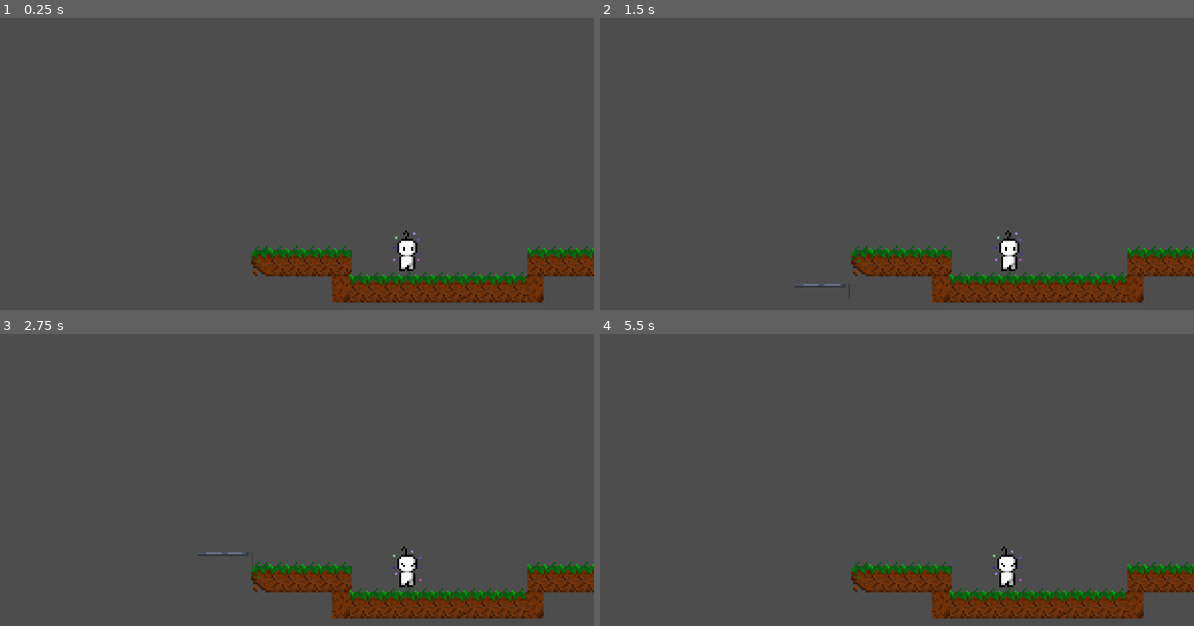
Above: before the commit, frames 1-4 (two rows, left to right).
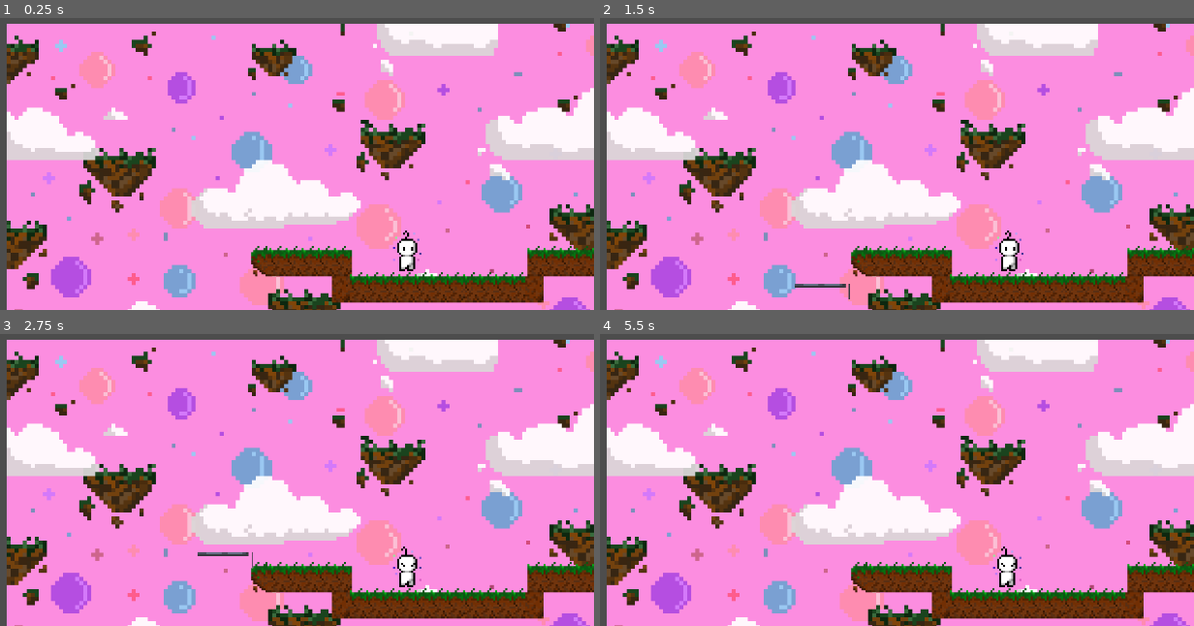
Above: after the commit, the same moments.

Repository: JCandreva/menctus-pensantus
Game: Godot game, scene res://scenes/plataform.tscn
The game is run twice, just before and just after one commit, with the same random seed, the same clock (stepped at 60 frames per second) and the same inputs. This scene is started directly instead of the project's main scene.
Inputs:
- Up to frame 1 (0.25 s): no input
- Up to frame 2 (1.5 s): hold D (emotion_move_right) from 0.53 s (still down); tap W (emotion_move_up) at 0.77 s
- Up to frame 3 (2.75 s): tap W (emotion_move_up) at 1.52 s; release D (emotion_move_right) at 2.03 s; hold A (emotion_move_left) from 2.03 s (still down)
- Up to frame 4 (5.5 s): release A (emotion_move_left) at 2.78 s; hold D (emotion_move_right) 2.78-4.28 s; tap W (emotion_move_up) at 3.02, 3.77, 4.52 s; hold A (emotion_move_left) 4.28-5.03 s; hold D (emotion_move_right) from 5.03 s (still down)

The runs differ from the first frame. In frame 1, 91% of the frame differs, in the area x 1-100%, y 1-100%; in frame 2, 91%; in frame 3, 91%; in frame 4, 91%.
Error in both runs: Invalid assignment of property or key 'max_height' with value of type 'int' on a base object of type 'null instance'. (res://scenes/plataform.gd:8)

Commit message:
Add background to puzzle 1

Diff:
--- a/scenes/plataform.tscn
+++ b/scenes/plataform.tscn
@@ -3,6 +3,8 @@
 [ext_resource type="Script" uid="uid://bnbq7pbtabgve" path="res://scenes/plataform.gd" id="1_fiqq1"]
 [ext_resource type="Texture2D" uid="uid://j28gqqa2vb3n" path="res://assets/sprites/slabs_e_outros.PNG" id="1_lbiek"]
 [ext_resource type="Script" uid="uid://cwtrm3rt75hf1" path="res://Button/plataform_puzzle.gd" id="2_5m6qe"]
+[ext_resource type="Texture2D" uid="uid://cv6v0tru0rw4j" path="res://assets/backgrounds/bg_razao.png" id="2_qj7em"]
+[ext_resource type="Texture2D" uid="uid://c4w7ecg73wws0" path="res://assets/backgrounds/Emocao_cenario_ver1.PNG" id="3_2k6ov"]
 [ext_resource type="Script" uid="uid://kyq550sx1i6l" path="res://Button/floor_button.gd" id="3_rwwhq"]
 [ext_resource type="Script" uid="uid://jtvmekgcst04" path="res://Button/button_orange.gd" id="4_dugqu"]
 [ext_resource type="Script" uid="uid://dtdcc14jtrfmd" path="res://Button/button_yellow.gd" id="5_1jkt6"]
@@ -145,6 +147,16 @@
 texture_filter = 1
 script = ExtResource("1_fiqq1")
 
+[node name="BackgroundReason" type="Sprite2D" parent="." unique_id=2208118]
+position = Vector2(1823.0005, 1574.75)
+scale = Vector2(12.05, 12.05)
+texture = ExtResource("2_qj7em")
+
+[node name="BackgroundEmotion" type="Sprite2D" parent="." unique_id=421864538]
+position = Vector2(4046, 418.00003)
+scale = Vector2(14.972222, 14.972223)
+texture = ExtResource("3_2k6ov")
+
 [node name="TileMapLayer_main" type="TileMapLayer" parent="." unique_id=1432051348]
 scale = Vector2(7.5, 7.5)
 tile_map_data = PackedByteArray("AAAEAAYAAAAIAAEAAAAFAAYAAAAIAAEAAAAGAAYAAAAIAAEAAAAHAAYAAAAIAAEAAAAIAAYAAAAIAAEAAAAJAA …(3584 unchanged characters)…
